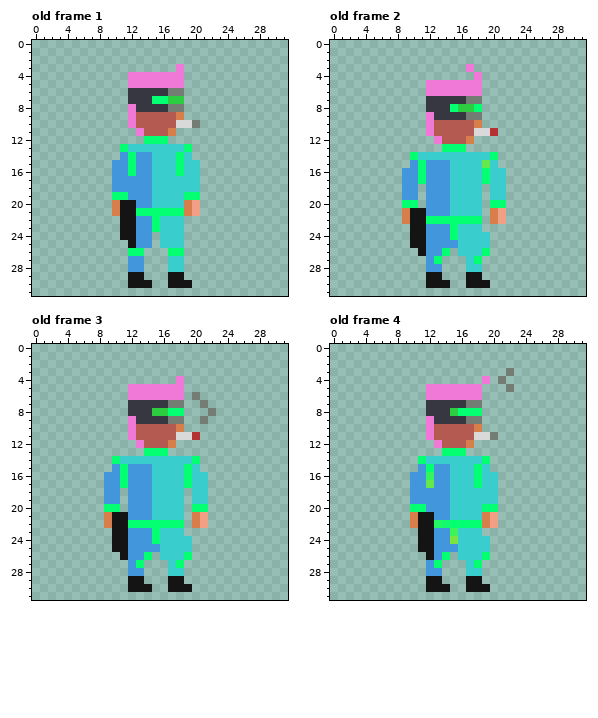
A pixel-art file gets an edit: assets/asesprite/hero.ase. The picture above was drawn from the file before the commit.
32x32 pixels, 27 frames. Colours within 5 levels of each other are drawn and written as one. Shown: old frame 1, old frame 2, old frame 3, old frame 4. The commit also changed other frames, which this record leaves out.
The result:
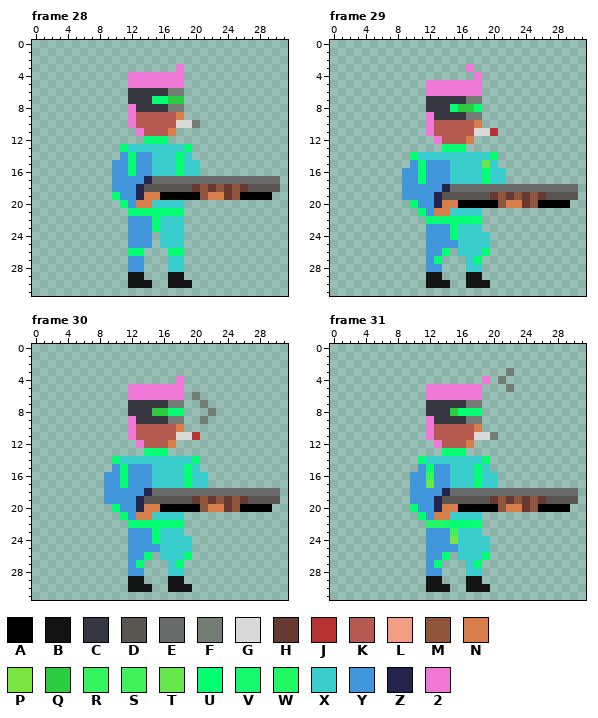
Palette (. is transparent): A #000000  B #141414  C #373741  D #595652  E #696a6a  F #737d73  G #d9d9d9  H #663931  J #b43232  K #b45a50  L #f2a085  M #8f563b  N #d77e4b  P #7ae541  Q #2dcd41  R #35f45e  S #3ff25a  T #65e94a  U #05ff73  V #13fb6c  W #22f866  X #39cdcd  Y #4196dc  Z #23234b  2 #f078d7
A new or re-ordered frame is compared with the old frame closest to it.
From the commit log: Hero can use shotgun
Difference:
{"change": "frames 27 -> 54"}
{"where": "frame 28 is new; against old frame 1"}
{"frame":28,"y":17,"x":14,"old":"YXXXXXX..........","new":"ZEEEEEEEEEEEEEEEE"}
{"frame":28,"y":18,"x":13,"old":"YYXXXXXX..........","new":"ZDDDDDDHMHMHMHDDDD"}
{"frame":28,"y":19,"x":11,"old":"U","new":"Y"}
{"frame":28,"y":19,"x":13,"old":"YYXXXXUU.........","new":"ZNNAAAAAMNNHMAAAA"}
{"frame":28,"y":20,"x":10,"old":"NBBYY","new":".UYNN"}
{"frame":28,"y":20,"x":19,"old":"NL","new":".."}
{"frame":28,"y":21,"x":10,"old":"NBB","new":"..U"}
{"frame":28,"y":21,"x":19,"old":"NL","new":".."}
{"frame":28,"y":22,"x":11,"old":"BB","new":".Y"}
{"frame":28,"y":23,"x":11,"old":"BB","new":".Y"}
{"frame":28,"y":24,"x":11,"old":"BB","new":".Y"}
{"frame":28,"y":25,"x":12,"old":"B","new":"Y"}
{"where": "frame 29 is new; against old frame 2"}
{"frame":29,"y":18,"x":11,"old":".","new":"Y"}
{"frame":29,"y":18,"x":14,"old":"YXXXX.XX.........","new":"ZEEEEEEEEEEEEEEEE"}
{"frame":29,"y":19,"x":11,"old":".","new":"Y"}
{"frame":29,"y":19,"x":13,"old":"YYXXXX.XX.........","new":"ZDDDDDDHMHMHMHDDDD"}
{"frame":29,"y":20,"x":9,"old":"U","new":"."}
{"frame":29,"y":20,"x":11,"old":".","new":"Y"}
{"frame":29,"y":20,"x":13,"old":"YYXXXX.UU........","new":"ZNNAAAAAMNNHMAAAA"}
{"frame":29,"y":21,"x":9,"old":"NBB","new":"..U"}
{"frame":29,"y":21,"x":13,"old":"YY","new":"NN"}
{"frame":29,"y":21,"x":20,"old":"NL","new":".."}
{"frame":29,"y":22,"x":9,"old":"NBB","new":"..."}
{"frame":29,"y":22,"x":20,"old":"NL","new":".."}
{"frame":29,"y":23,"x":10,"old":"BB","new":".."}
{"frame":29,"y":24,"x":10,"old":"BB","new":".."}
{"frame":29,"y":25,"x":10,"old":"BB","new":".."}
{"frame":29,"y":26,"x":11,"old":"B","new":"."}
{"where": "frame 30 is new; against old frame 3"}
{"frame":30,"y":18,"x":11,"old":".","new":"Y"}
{"frame":30,"y":18,"x":14,"old":"YXXXX.XX.........","new":"ZEEEEEEEEEEEEEEEE"}
{"frame":30,"y":19,"x":11,"old":".","new":"Y"}
{"frame":30,"y":19,"x":13,"old":"YYXXXX.XX.........","new":"ZDDDDDDHMHMHMHDDDD"}
{"frame":30,"y":20,"x":9,"old":"U","new":"."}
{"frame":30,"y":20,"x":11,"old":".","new":"Y"}
{"frame":30,"y":20,"x":13,"old":"YYXXXX.UU........","new":"ZNNAAAAAMNNHMAAAA"}
{"frame":30,"y":21,"x":9,"old":"NBB","new":"..U"}
{"frame":30,"y":21,"x":13,"old":"YY","new":"NN"}
{"frame":30,"y":21,"x":20,"old":"NL","new":".."}
{"frame":30,"y":22,"x":9,"old":"NBB","new":"..."}
{"frame":30,"y":22,"x":20,"old":"NL","new":".."}
{"frame":30,"y":23,"x":10,"old":"BB","new":".."}
{"frame":30,"y":24,"x":10,"old":"BB","new":".."}
{"frame":30,"y":25,"x":10,"old":"BB","new":".."}
{"frame":30,"y":26,"x":11,"old":"B","new":"."}
{"where": "frame 31 is new; against old frame 4"}
{"frame":31,"y":18,"x":14,"old":"YXXXXXX..........","new":"ZEEEEEEEEEEEEEEEE"}
{"frame":31,"y":19,"x":13,"old":"YYXXXXXX..........","new":"ZDDDDDDHMHMHMHDDDD"}
{"frame":31,"y":20,"x":11,"old":"U","new":"Y"}
{"frame":31,"y":20,"x":13,"old":"YYXXXXUU.........","new":"ZNNAAAAAMNNHMAAAA"}
{"frame":31,"y":21,"x":10,"old":"NBBYY","new":".UYNN"}
{"frame":31,"y":21,"x":19,"old":"NL","new":".."}
{"frame":31,"y":22,"x":10,"old":"NBB","new":"..W"}
{"frame":31,"y":22,"x":19,"old":"NL","new":".."}
{"frame":31,"y":23,"x":11,"old":"BB","new":".Y"}
{"frame":31,"y":24,"x":11,"old":"BB","new":".Y"}
{"frame":31,"y":25,"x":11,"old":"BB","new":".Y"}
{"frame":31,"y":26,"x":12,"old":"B","new":"Y"}
{"label":"changed","picture_box":[112,176,280,248]}
{"label":"changed","picture_box":[402,184,578,256]}
{"label":"changed","picture_box":[104,488,280,560]}
{"label":"changed","picture_box":[410,488,578,560]}
